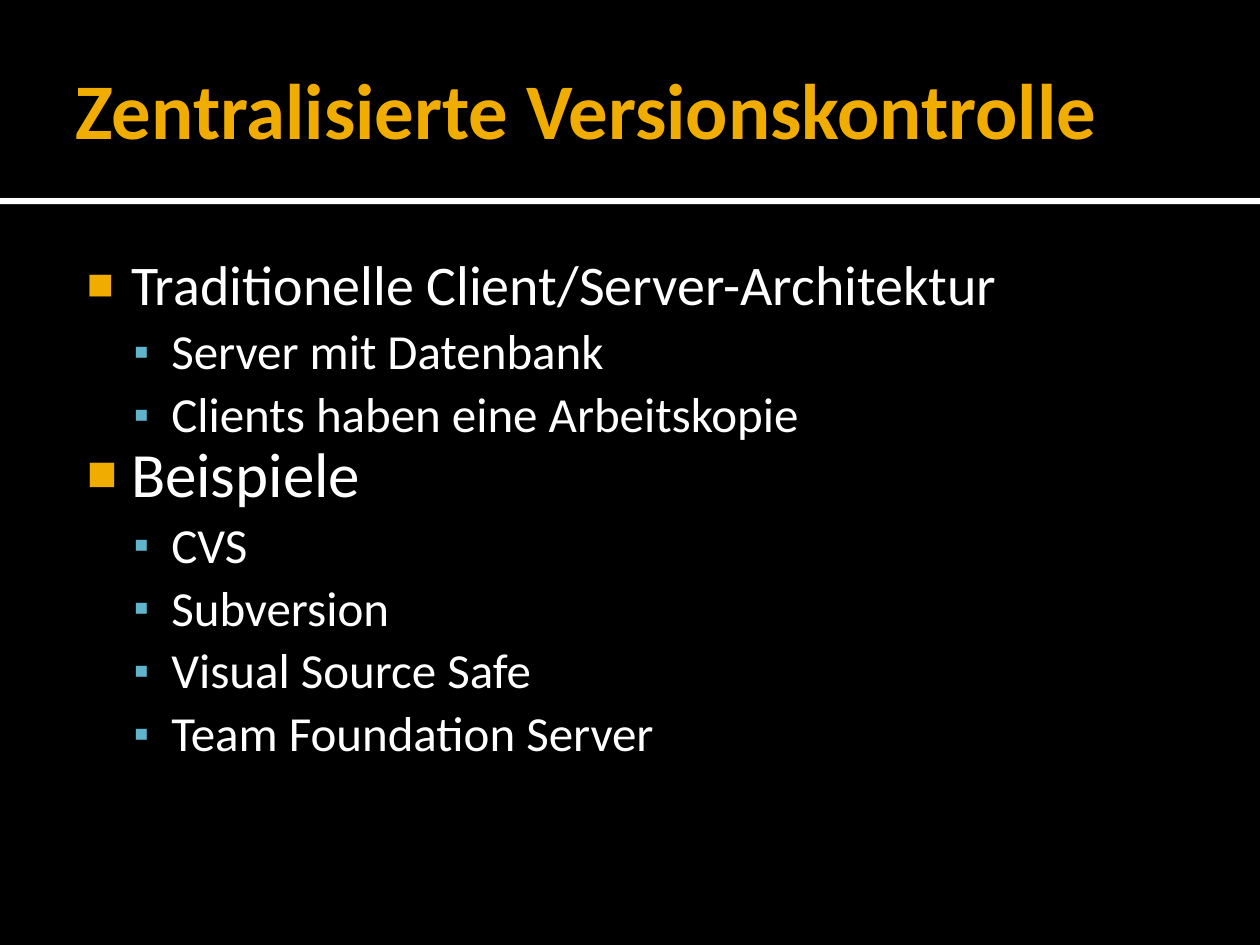
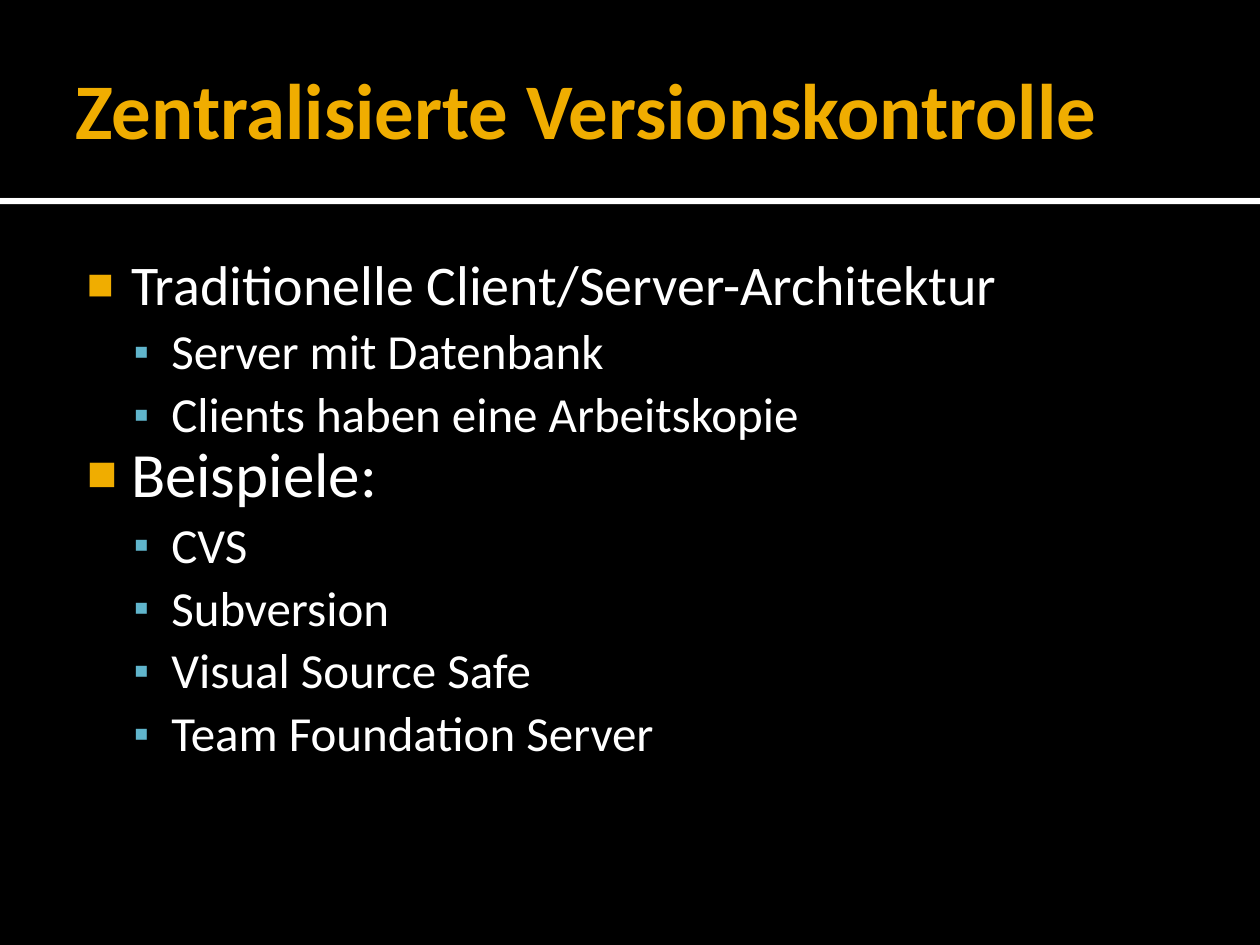
Before and after one commit to forki/GitTalk, a slide deck: slide 4 of GitTalk.pptx. Drawn at 1260x945 pixels with LibreOffice and Linux fonts; fonts in the diff are those of the drawing. Boxes give left, top, right and bottom in pixels: in the first picture for what was removed or moved away, otherwise in the second. Text is boxed around its words. In the diff, an @@ line names an element or a change of style, - is before the commit and + after.

```diff
--- a/GitTalk.pptx
+++ b/GitTalk.pptx
@@ text at (131,453,377,507): text changed @@
-■ Beispiele
+■ Beispiele:
```
Also in this commit, not shown: 4 other slides changed, 20 slides added, 1 other file.
